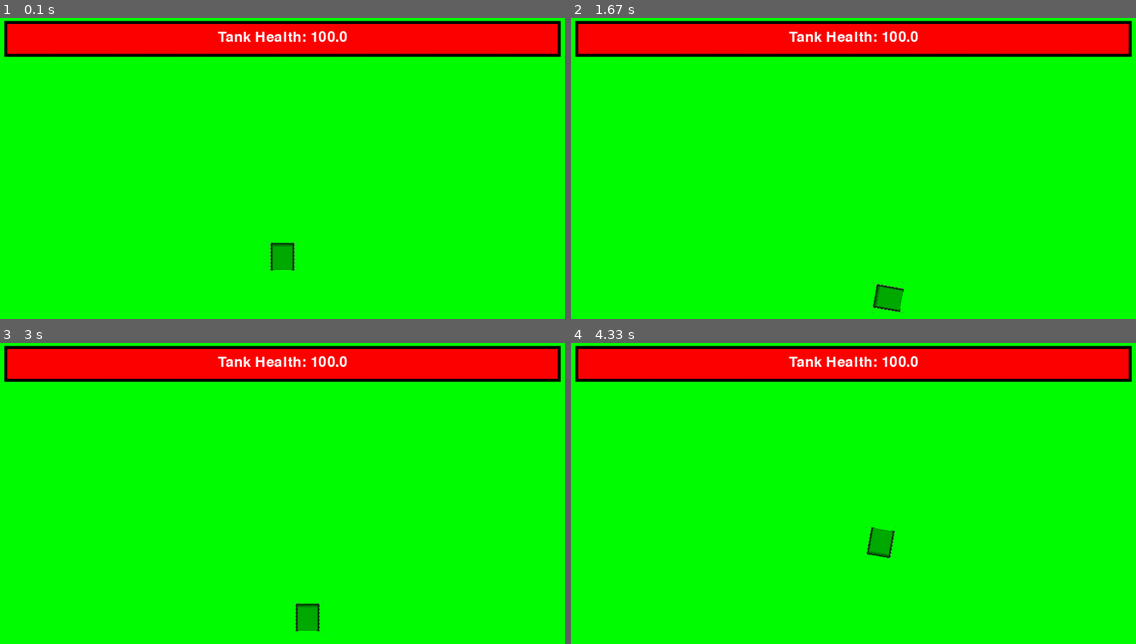
Above: before the commit, frames 1-4 (two rows, left to right).
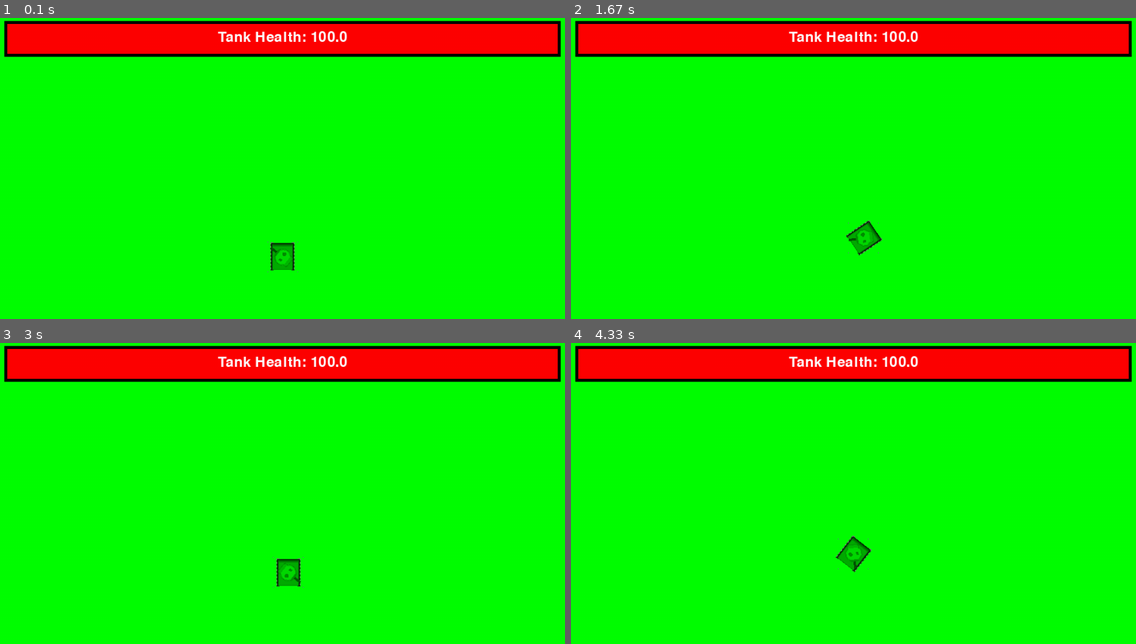
Above: after the commit, the same moments.

Repository: lorenzosharks/pygame_thingamajig
Game: pygame game, started from game.py
Same seed, same stepped clock (60 frames per second), same inputs: the game is played once before the commit and once after it.
Inputs (mouse positions are in pixels of both pictures, inside the frame that each line leads up to):
- Up to frame 1 (0.1 s): no input
- Up to frame 2 (1.67 s): hold D 0.33-0.8 s; move the mouse to (830, 276) at 0.37 s; hold W 0.83-1.13 s; move the mouse to (1045, 243) at 0.87 s; hold D 1.17-1.63 s; move the mouse to (712, 261) at 1.2 s
- Up to frame 3 (3 s): hold A 1.67-2.2 s; move the mouse to (96, 511) at 1.7 s; hold S 2.23-2.53 s; move the mouse to (372, 415) at 2.27 s; hold A 2.57-2.97 s; move the mouse to (350, 622) at 2.6 s
- Up to frame 4 (4.33 s): hold W 3-3.37 s; move the mouse to (864, 421) at 3.03 s; hold D 3.4-4.03 s; move the mouse to (638, 568) at 3.43 s; hold S from 4.07 s (still down); move the mouse to (859, 631) at 4.1 s

The runs differ from the first frame. In frame 1, 0.1% of the frame differs, in the area x 47-52%, y 76-83%; in frame 2, 0.8%, in the area x 48-59%, y 67-99%; in frame 3, 0.8%; in frame 4, 0.8%.

Commit message:
added a turret

Diff:
--- a/game.py
+++ b/game.py
@@ -9,9 +9,8 @@
 
 pygame.init()
 
-player_image = pygame.image.load("tank.png")  # Replace "player.png" with the path to your image
-
-player_image = pygame.transform.scale(player_image, (50, 50))
+tank_body = pygame.image.load("tank.png")  # Replace "tank.png" with the path to your image
+tank_turret = pygame.image.load("turret.png")  # Replace "turret.png" with the path to your image
 
 # sizing and coordinates
 screenW = 1000
@@ -20,10 +19,10 @@
 sizeW = 50
 sizeH = 50
 
-x = screenW // 2 - player_image.get_width() // 2
-y = screenH // 2 - player_image.get_height() // 2
-OGx = screenW // 2 - player_image.get_width() // 2
-OGy = screenH // 2 - player_image.get_height() // 2
+x = screenW // 2 - tank_body.get_width() // 2
+y = screenH // 2 - tank_body.get_height() // 2
+OGx = screenW // 2 - tank_body.get_width() // 2
+OGy = screenH // 2 - tank_body.get_height() // 2
 
 health = screenW - 80
 
@@ -45,14 +44,15 @@
 angle = 0
 angle_radians = 0
 
+# turret_rotation_speed = 1
+
 # miscellneos (ie cheats)
-actual_tankspeed = 5
-tank_speed = 0 # dont change this fella
-rotation_speed = 5
+actual_tankspeed = 2
+tank_speed = 0  # don't change this fella
+rotation_speed = 1
 backward_speed = 1
 
 while run:
-
     screen.fill("green")
 
     key = pygame.key.get_pressed()
@@ -67,15 +67,15 @@
 
     if allowW and key[pygame.K_w]:
         tank_speed = actual_tankspeed
-        y -= tank_speed*math.cos(angle_radians)
-        x -= tank_speed*math.sin(angle_radians)
+        y -= tank_speed * math.cos(angle_radians)
+        x -= tank_speed * math.sin(angle_radians)
     else:
         tank_speed = 0
 
     if allowS and key[pygame.K_s]:
         tank_speed = backward_speed
-        y += backward_speed*math.cos(angle_radians)
-        x += backward_speed*math.sin(angle_radians)
+        y += backward_speed * math.cos(angle_radians)
+        x += backward_speed * math.sin(angle_radians)
     else:
         tank_speed = 0
 
@@ -96,18 +96,6 @@
             if key[pygame.K_p]:
                 health += 5
 
-    # if allowW and key[pygame.K_w]:
-    #     y -= tank_speed
-
-    # if allowS and key[pygame.K_s]:
-    #     y += tank_speed
-
-    # if allowA and key[pygame.K_a]:
-    #     x -= tank_speed
-
-    # if allowD and key[pygame.K_d]:
-    #     x += tank_speed
-
     playerC1 = pygame.draw.rect(screen, "purple", (x, y, 1, 1))
     playerC2 = pygame.draw.rect(screen, "purple", (x + sizeW, y, 1, 1))
     playerC3 = pygame.draw.rect(screen, "purple", (x + sizeW, y + sizeH, 1, 1))
@@ -123,20 +111,35 @@
     elif y > screenH - sizeH:
         y = screenH - sizeH
 
+    # Get mouse position
+    mouse_x, mouse_y = pygame.mouse.get_pos()
+
+    # Calculate the center of the tank body
+    turret_x = x + sizeW // 2
+    turret_y = y + sizeH // 2
+
+    # Calculate the angle between the turret and the mouse cursor using atan2
+    dx = mouse_x - turret_x
+    dy = mouse_y - turret_y
+    turret_angle = math.degrees(math.atan2(-dy, dx))
+
     # Rotate the image
-    rotated_image = pygame.transform.rotate(player_image, angle)
-    rotated_rect = rotated_image.get_rect(center=(x + sizeW // 2, y + sizeH // 2))
+    rotated_body = pygame.transform.rotate(tank_body, angle)
+    rotated_rect = rotated_body.get_rect(center=(x + sizeW // 2, y + sizeH // 2))
 
+    rotated_turret = pygame.transform.rotate(tank_turret, turret_angle-90)
+    rotated_rect_turret = rotated_turret.get_rect(center=rotated_rect.center)
 
-    # Draw the rotated image
-    screen.blit(rotated_image, rotated_rect.topleft)
+    # Draw the rotated images
+    screen.blit(rotated_body, rotated_rect.topleft)
+    screen.blit(rotated_turret, rotated_rect_turret.topleft)
 
     # Health bar stuff
     healthbar = pygame.draw.rect(screen, "black", (35, 5, screenW - 70, 60))
     pygame.draw.rect(screen, "red", (40, 10, health, 50))
     font = pygame.font.Font(None, 36)
-    text_surface = font.render(f"Tank Health: {round(health/((screenW - 80)/100), 1)}", True, (255, 255, 255))
-    screen.blit(text_surface, (screenW/2 - text_surface.get_width()/2, 20))
+    text_surface = font.render(f"Tank Health: {round(health / ((screenW - 80) / 100), 1)}", True, (255, 255, 255))
+    screen.blit(text_surface, (screenW / 2 - text_surface.get_width() / 2, 20))
 
     # Make sure things are displayed well
     pygame.display.update()
@@ -146,5 +149,4 @@
         if event.type == pygame.QUIT:
             run = False
 
-
 pygame.quit()
--- a/test.py
+++ b/test.py
@@ -1,38 +1,70 @@
 import pygame
+import sys
+import math
 
 # Initialize Pygame
 pygame.init()
 
-# Set up the display
-width, height = 800, 600
-screen = pygame.display.set_mode((width, height))
+# Screen dimensions
+screen_width, screen_height = 800, 600
+screen = pygame.display.set_mode((screen_width, screen_height))
 
 # Colors
-green = pygame.Surface((10, 10))
-green.fill((0, 255, 0))
+WHITE = (255, 255, 255)
+BLACK = (0, 0, 0)
 
-purple = pygame.Surface((10, 10))
-purple.fill((128, 0, 128))
+# Load tank body and turret images
+tank_body = pygame.Surface((100, 60), pygame.SRCALPHA)
+tank_body.fill(WHITE)
 
-# Coordinates
+tank_turret = pygame.Surface((50, 20), pygame.SRCALPHA)
+tank_turret.fill(WHITE)
+
+# Initial position and size of the tank body and turret
 x, y = 100, 100
-sizeW, sizeH = 50, 50
+body_width, body_height = tank_body.get_size()
+turret_width, turret_height = tank_turret.get_size()
 
 # Main loop
 running = True
+angle = 0
+
 while running:
     for event in pygame.event.get():
         if event.type == pygame.QUIT:
             running = False
 
-    # Fill the background with white
-    screen.fill((255, 255, 255))
+    # Get mouse position
+    mouse_x, mouse_y = pygame.mouse.get_pos()
 
-    # Blit the colored rectangles (1x1 pixel)
-    screen.blit(green, (x, y))
-    screen.blit(purple, (x + sizeW, y + sizeH))
+    # Calculate the angle between the turret and the mouse cursor
+    dx = mouse_x - (x + body_width // 2)
+    dy = mouse_y - (y + body_height // 2)
+    turret_angle = math.degrees(math.atan2(-dy, dx))
+
+    # Clear screen
+    screen.fill(BLACK)
+
+    # Rotate the tank body
+    rotated_body = pygame.transform.rotate(tank_body, angle)
+    rotated_rect = rotated_body.get_rect(center=(x + body_width // 2, y + body_height // 2))
+
+    # Rotate the turret to face the mouse cursor
+    rotated_turret = pygame.transform.rotate(tank_turret, turret_angle)
+    rotated_rect_turret = rotated_turret.get_rect(center=rotated_rect.center)
+
+    # Draw the rotated images
+    screen.blit(rotated_body, rotated_rect.topleft)
+    screen.blit(rotated_turret, rotated_rect_turret.topleft)
 
     # Update the display
     pygame.display.flip()
 
+    # Increment the angle for continuous rotation of the body (if needed)
+    angle += 1
+
+    # Cap the frame rate
+    pygame.time.Clock().tick(60)
+
 pygame.quit()
+sys.exit()
Binary file added: turret.png
